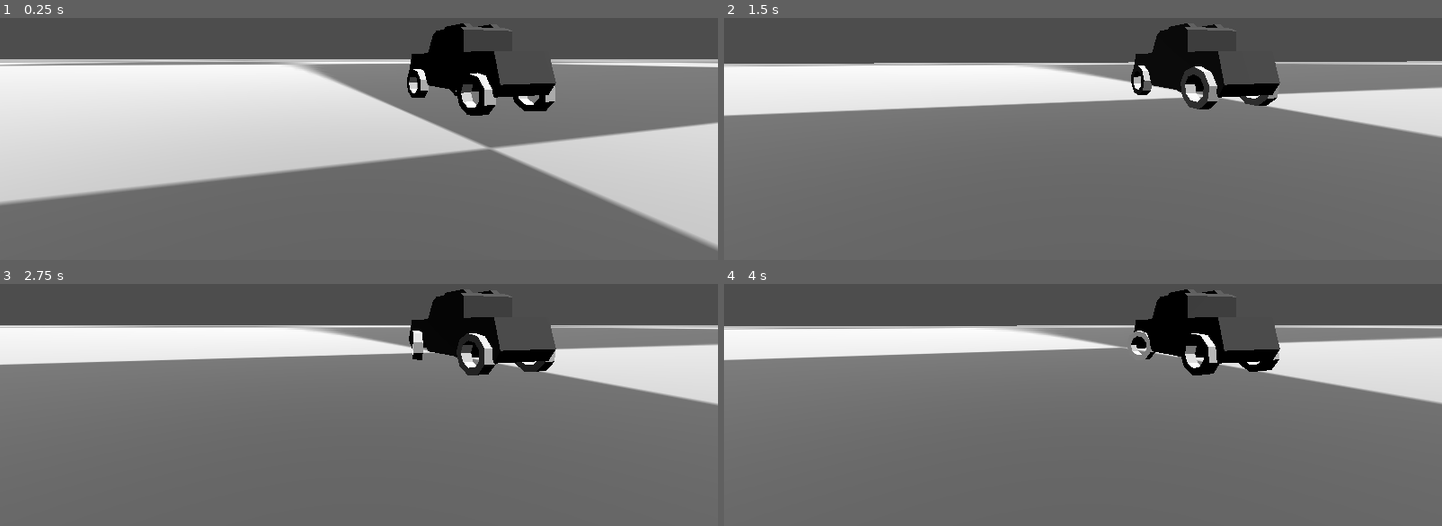
Above: before the commit, frames 1-4 (two rows, left to right).
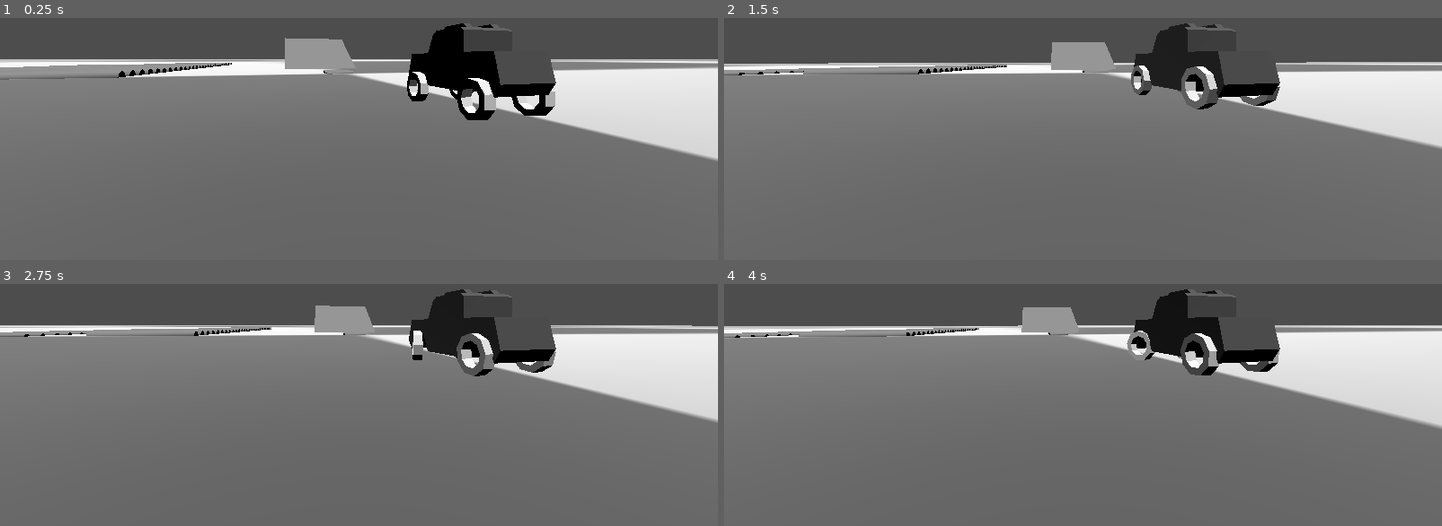
Above: after the commit, the same moments.

Repository: luankaike-code/jh_conclusao_dev
Game: Godot game, scene res://scenes/worlds/test/test_world.tscn
The game is run twice, just before and just after one commit, with the same random seed, the same clock (stepped at 60 frames per second) and the same inputs.
Inputs:
- Up to frame 1 (0.25 s): no input
- Up to frame 2 (1.5 s): hold D (game_turn_right) 0.53-1.28 s; tap S (game_deceleration) at 0.6, 1.35 s; hold A (game_turn_left) from 1.28 s (still down)
- Up to frame 3 (2.75 s): release A (game_turn_left) at 2.03 s; hold D (game_turn_right) from 2.03 s (still down); tap S (game_deceleration) at 2.1 s
- Up to frame 4 (4 s): release D (game_turn_right) at 2.78 s; hold W (game_acceleration) 2.78-3.53 s; tap S (game_deceleration) at 2.85, 3.6 s; hold A (game_turn_left) from 3.53 s (still down)

The runs differ from the first frame. In frame 1, 43% of the frame differs, in the area x 0-100%, y 8-96%; in frame 2, 14%; in frame 3, 11%; in frame 4, 9.8%.

Commit message:
Create props to test car physic

Diff:
--- /dev/null
+++ b/code-tcc-jh/scenes/props/speed_bumps/speed_bumps.gd
@@ -0,0 +1,50 @@
+@tool
+extends Node3D
+class_name SpeedBumps
+
+@export var speed_bump_count: int = 5 :
+	set(new):
+		speed_bump_count = new
+		_update_speed_bumps()
+
+@export var spacing: Vector3 = Vector3(0, 0, -1) :
+	set(new):
+		spacing = new
+		_update_speed_bumps()
+
+@export var speed_bump_degrees_rotation: Vector3 = Vector3(0, 0, 90) :
+	set(new):
+		speed_bump_degrees_rotation = new
+		_update_speed_bumps()
+
+@export var speed_bump_height: float = 5.0 :
+	set(new):
+		speed_bump_height = new
+		_update_speed_bumps()
+
+@export var speed_bump_radius: float = 0.5 :
+	set(new):
+		speed_bump_radius = new
+		_update_speed_bumps()
+
+var _speed_bumps: Array[CSGCylinder3D]
+
+func _ready() -> void:
+	_update_speed_bumps()
+
+func _update_speed_bumps() -> void:
+	for sp in _speed_bumps:
+		sp.queue_free()
+	_speed_bumps.clear()
+
+	for i in speed_bump_count:
+		var speed_bump_scene := CSGCylinder3D.new()
+
+		speed_bump_scene.use_collision = true
+		speed_bump_scene.position = spacing * i
+		speed_bump_scene.rotation_degrees = speed_bump_degrees_rotation
+		speed_bump_scene.height = speed_bump_height
+		speed_bump_scene.radius = speed_bump_radius
+
+		_speed_bumps.push_back(speed_bump_scene)
+		add_child(speed_bump_scene)
--- a/code-tcc-jh/scenes/worlds/test/test_world.tscn
+++ b/code-tcc-jh/scenes/worlds/test/test_world.tscn
@@ -2,11 +2,20 @@
 
 [ext_resource type="Material" uid="uid://bm7ahbfh6uxjy" path="res://assets/materials/test.tres" id="1_wc7aa"]
 [ext_resource type="PackedScene" uid="uid://c11cau3bdgqax" path="res://scenes/raycast_car/raycast_car.tscn" id="2_3rhmh"]
+[ext_resource type="Script" uid="uid://cthekpdp3wmjb" path="res://scenes/props/speed_bumps/speed_bumps.gd" id="3_pfcdp"]
+
+[sub_resource type="ConvexPolygonShape3D" id="ConvexPolygonShape3D_3rhmh"]
+points = PackedVector3Array(-10, -5, -10, -10, 5, -10, 10, -5, -10, -10, -5, 10, -10, 5, 10, 10, -5, 10)
+
+[sub_resource type="PrismMesh" id="PrismMesh_pfcdp"]
+left_to_right = 0.0
+size = Vector3(20, 10, 20)
 
 [node name="TestWorld" type="Node3D" unique_id=1775684704]
+script = ExtResource("3_pfcdp")
 
 [node name="CSGBox3D" type="CSGBox3D" parent="." unique_id=1898427611]
-transform = Transform3D(1, 0, 0, 0, 1, 0, 0, 0, 1, 1.565918, 0.170784, 0)
+transform = Transform3D(1, 0, 0, 0, 1, 0, 0, 0, 1, 1.566, -0.5, 0)
 material_override = ExtResource("1_wc7aa")
 use_collision = true
 size = Vector3(8000, 1, 8000)
@@ -15,7 +24,35 @@
 transform = Transform3D(1, 0, 0, 0, 0.36534795, 0.930871, 0, -0.930871, 0.36534795, 0, 19.393194, 50.541176)
 
 [node name="RaycastCar" parent="." unique_id=1540622167 instance=ExtResource("2_3rhmh")]
-transform = Transform3D(1, 0, 0, 0, 1, 0, 0, 0, 1, 0, 5.6299286, 0)
+transform = Transform3D(1, 0, 0, 0, 1, 0, 0, 0, 1, 0, 2.4813433, 36.158005)
 
 [node name="Camera3D" type="Camera3D" parent="RaycastCar" unique_id=1359250364]
 transform = Transform3D(0.96209913, 0, -0.2727001, 0, 1, 0, 0.2727001, 0, 0.96209913, -10.16074, 0.6555443, 12.88628)
+
+[node name="StaticBody3D" type="StaticBody3D" parent="." unique_id=520287358]
+
+[node name="CollisionShape3D" type="CollisionShape3D" parent="StaticBody3D" unique_id=1750649237]
+transform = Transform3D(-4.371139e-08, 0, -1, 0, 1, 0, 1, 0, -4.371139e-08, 0, 5, -35.355)
+shape = SubResource("ConvexPolygonShape3D_3rhmh")
+
+[node name="MeshInstance3D" type="MeshInstance3D" parent="StaticBody3D/CollisionShape3D" unique_id=1570364520]
+mesh = SubResource("PrismMesh_pfcdp")
+
+[node name="SpeedBumpsCollection" type="Node3D" parent="." unique_id=1982555271]
+transform = Transform3D(1, 0, 0, 0, 1, 0, 0, 0, 1, -44.308304, 0, 0)
+
+[node name="SpeedBumps" type="Node3D" parent="SpeedBumpsCollection" unique_id=1197502993]
+script = ExtResource("3_pfcdp")
+speed_bump_count = 30
+spacing = Vector3(0, 0, -3)
+speed_bump_height = 20.0
+speed_bump_radius = 1.0
+metadata/_custom_type_script = "uid://cthekpdp3wmjb"
+
+[node name="SpeedBumps2" type="Node3D" parent="SpeedBumpsCollection" unique_id=829042241]
+transform = Transform3D(1, 0, 0, 0, 1, 0, 0, 0, 1, -30.925224, 0, 0)
+script = ExtResource("3_pfcdp")
+speed_bump_count = 30
+spacing = Vector3(0, 0, -3)
+speed_bump_height = 20.0
+metadata/_custom_type_script = "uid://cthekpdp3wmjb"
Not shown, added: code-tcc-jh/scenes/props/speed_bumps/speed_bumps.gd.uid
